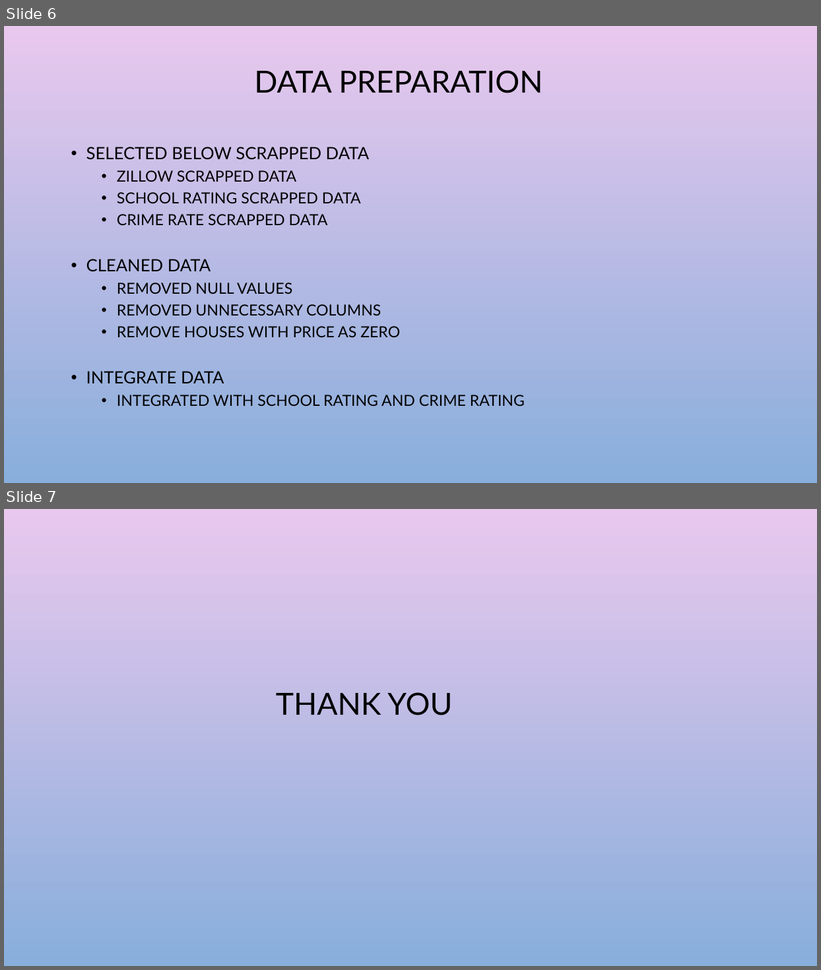
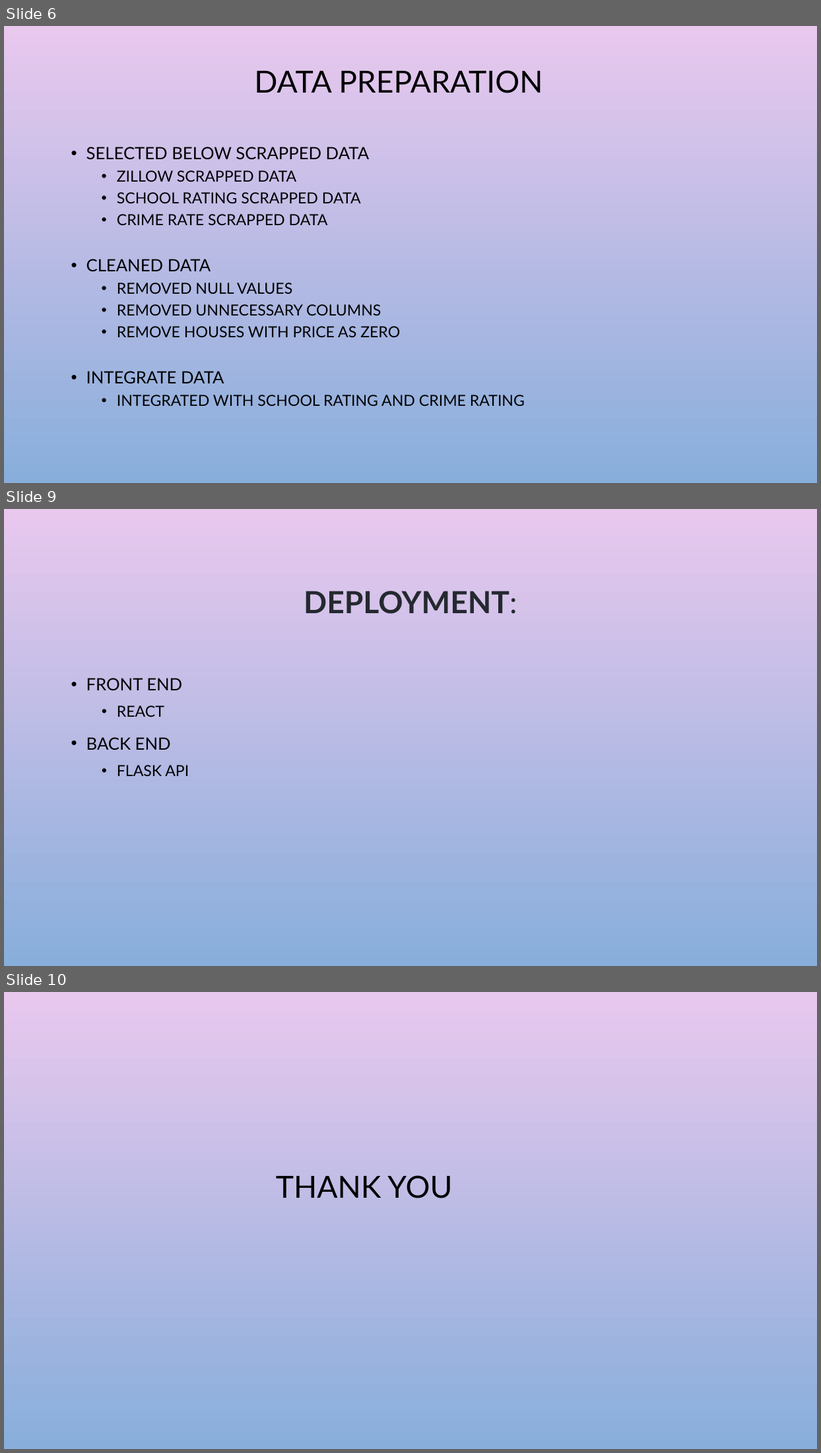
Before and after one commit to srujana-koripalli/Team_Jarvis_DM_Final_Project, a slide deck: DM-Project-PPT.pptx. Shown one above the other, each under a label of ours: slides 6 and 7 before the commit, slides 6, 9 and 10 after it; the slides between them are not shown. The pictures are 821x970 and 821x1453 pixels, drawn with LibreOffice and Linux fonts; fonts in the diff are those of the drawing; background and template pictures are left out. Boxes give left, top, right and bottom in pixels: in the first picture for what was removed or moved away, otherwise in the second. Text is boxed around its words. In the diff, an @@ line names an element or a change of style, - is before the commit and + after.

```diff
--- a/DM-Project-PPT.pptx
+++ b/DM-Project-PPT.pptx
@@ slide 9 added at (4, 509, 817, 966), background picture (left out) @@
@@ title added at (304, 591, 517, 614), 36 pt, text #24292F, bold @@
+DEPLOYMENT:
@@ text added at (86, 678, 189, 776), 20 pt, text #000000 @@
+• FRONT END
+  • REACT
+• BACK END
+  • FLASK API
@@ what was slide 7 is now slide 10 @@
```
Also in this commit, not shown: 2 other slides added.
